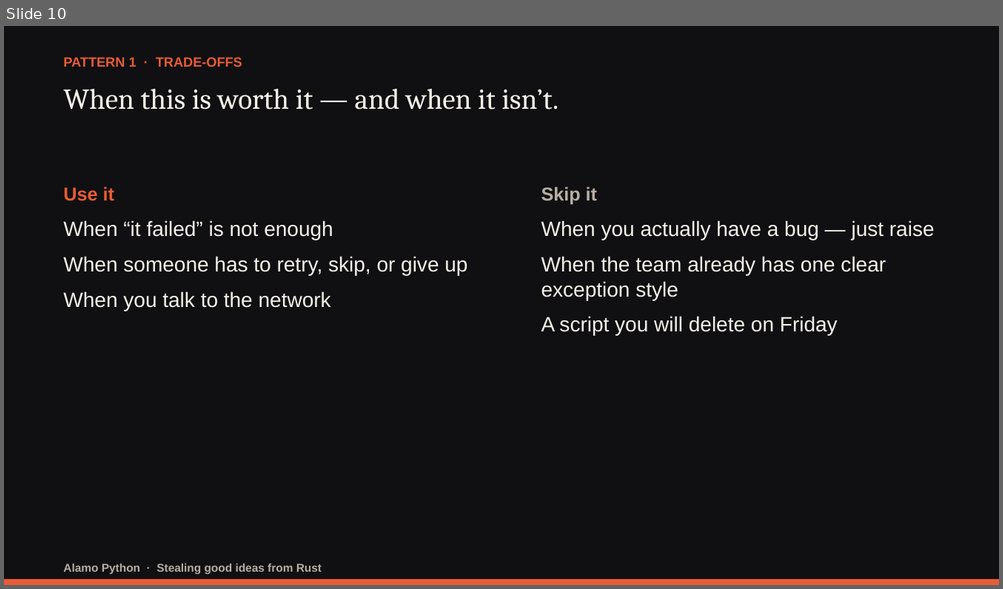
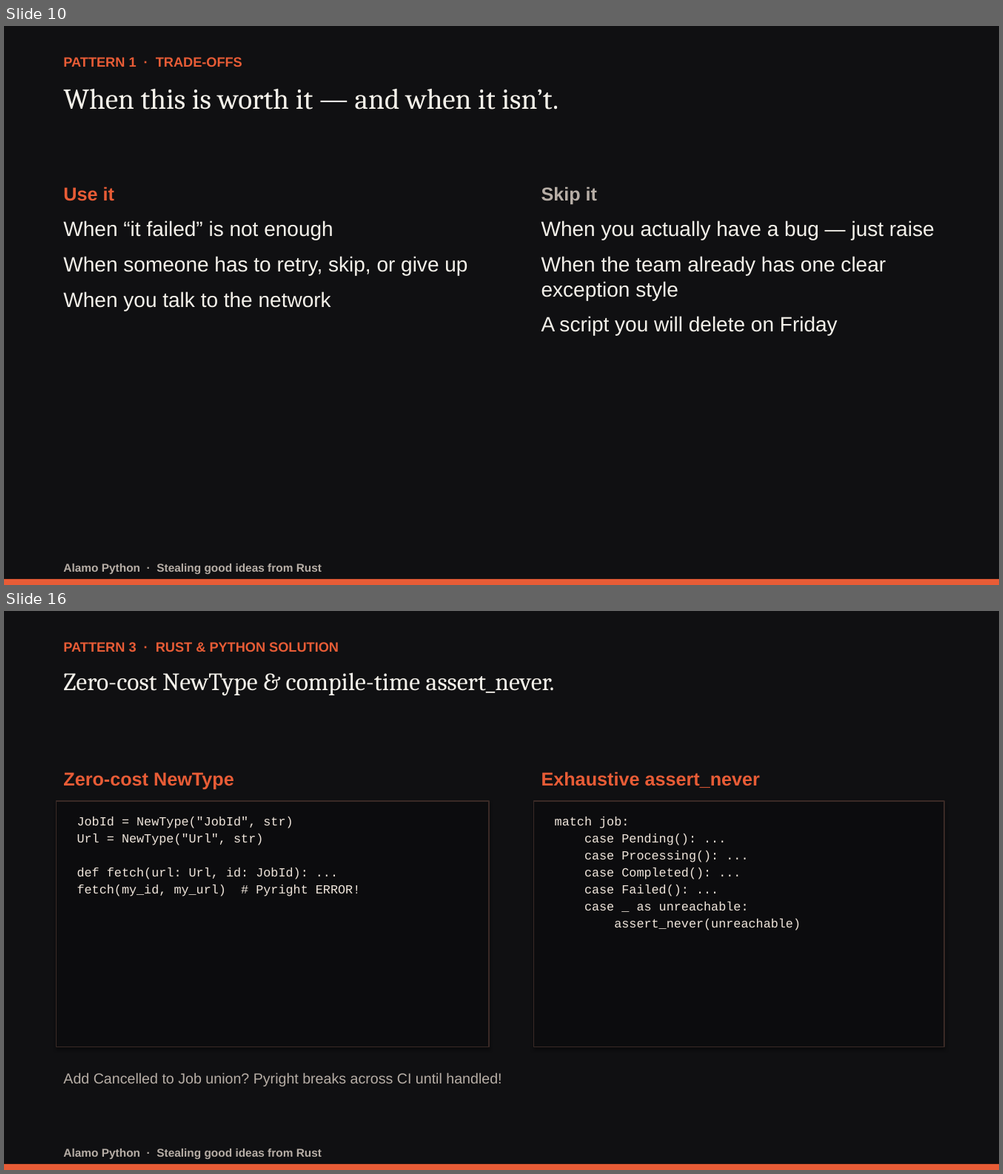
Before and after one commit to darwing1210/thinking-in-rust-writing-in-python, a slide deck: presentation/stealing-good-ideas-from-rust.pptx. Shown one above the other, each under a label of ours: slide 10 before the commit, slides 10 and 16 after it; the slides between them are not shown. The pictures are 1003x589 and 1003x1174 pixels, drawn with LibreOffice and Linux fonts; fonts in the diff are those of the drawing. Boxes give left, top, right and bottom in pixels: in the first picture for what was removed or moved away, otherwise in the second. Text is boxed around its words. In the diff, an @@ line names an element or a change of style, - is before the commit and + after.

Commit message:
Upgrade talk to 4 deep patterns: Typestates, NewType, assert_never, and Ownership law

```diff
--- a/presentation/stealing-good-ideas-from-rust.pptx
+++ b/presentation/stealing-good-ideas-from-rust.pptx
@@ slide 16 added at box(4, 611, 999, 1170), background #101012 @@
@@ text added at box(63, 642, 338, 652), 13 pt, text #E85C36, bold @@
+PATTERN 3 · RUST & PYTHON SOLUTION
@@ text added at box(63, 672, 555, 696), 24 pt, text #F4F1EA @@
+Zero-cost NewType & compile-time assert_never.
@@ text added at box(63, 772, 234, 790), 18 pt, text #E85C36, bold @@
+Zero-cost NewType
@@ text added at box(541, 772, 760, 788), 18 pt, text #E85C36, bold @@
+Exhaustive assert_never
@@ rectangle added at box(57, 801, 489, 1048), fill #0C0C0E, outline #3A2A26 1 pt @@
@@ rectangle added at box(534, 801, 944, 1048), fill #0C0C0E, outline #3A2A26 1 pt @@
@@ text added at box(77, 817, 360, 897), 12 pt, text #F0E6DC @@
+JobId = NewType("JobId", str)
+Url = NewType("Url", str)
+def fetch(url: Url, id: JobId): ...
+fetch(my_id, my_url) # Pyright ERROR!
@@ text added at box(555, 817, 800, 931), 12 pt, text #F0E6DC @@
+match job:
+case Pending(): ...
+case Processing(): ...
+case Completed(): ...
+case Failed(): ...
+case _ as unreachable:
+assert_never(unreachable)
@@ text added at box(63, 1073, 501, 1087), 14 pt, text #B7AEA6 @@
+Add Cancelled to Job union? Pyright breaks across CI until handled!
@@ rectangle added at box(4, 1165, 999, 1170), fill #E85C36 @@
@@ text added at box(63, 1149, 321, 1159), 11 pt, text #B7AEA6, bold @@
+Alamo Python · Stealing good ideas from Rust
```
Also in this commit, not shown: 11 slides changed, 5 other slides added, 4 slides removed, 21 other files.
